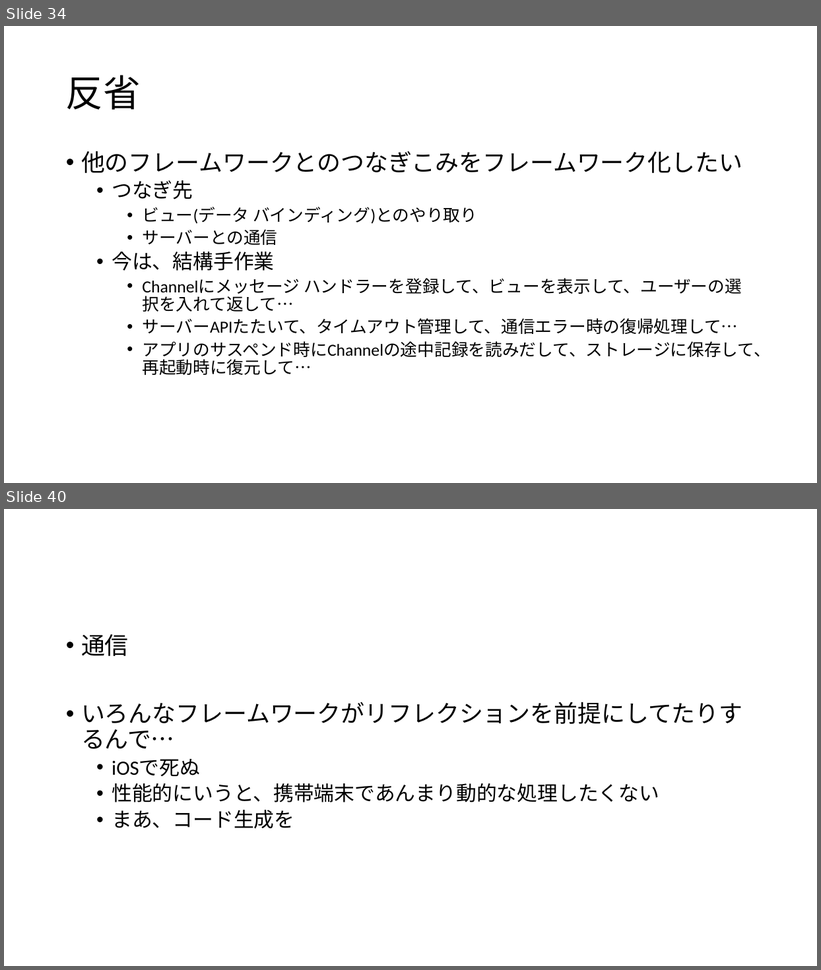
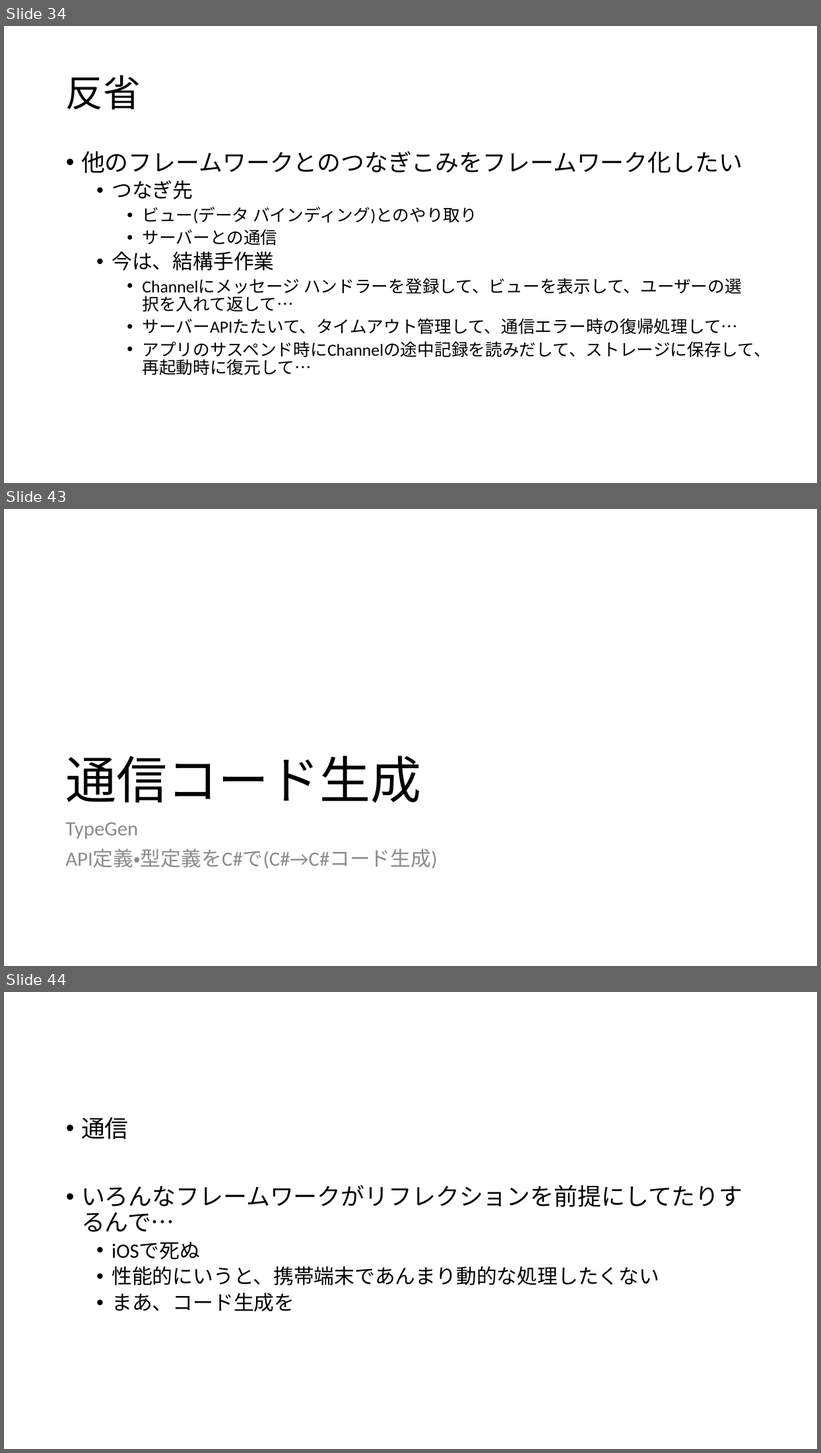
Before and after one commit to ppcuni/UnityCsharp20150321, a slide deck: doc/自社フレームワーク.pptx. Shown one above the other, each under a label of ours: slides 34 and 40 before the commit, slides 34, 43 and 44 after it; the slides between them are not shown. The pictures are 821x970 and 821x1453 pixels, drawn with LibreOffice and Linux fonts; fonts in the diff are those of the drawing. Boxes give left, top, right and bottom in pixels: in the first picture for what was removed or moved away, otherwise in the second. Text is boxed around its words. In the diff, an @@ line names an element or a change of style, - is before the commit and + after.

```diff
--- a/doc/自社フレームワーク.pptx
+++ b/doc/自社フレームワーク.pptx
@@ slide 43 added at [4,509,817,966], background #FFFFFF @@
@@ title added at [65,756,421,803], 60 pt, text #000000 @@
+通信コード生成
@@ text added at [65,823,437,869], 24 pt, text #8C8C8C @@
+TypeGen
+API定義・型定義をC#で(C#→C#コード生成)
@@ what was slide 40 is now slide 44 @@
```
Also in this commit, not shown: 4 slides changed, 5 other slides added, 2 slides removed.
